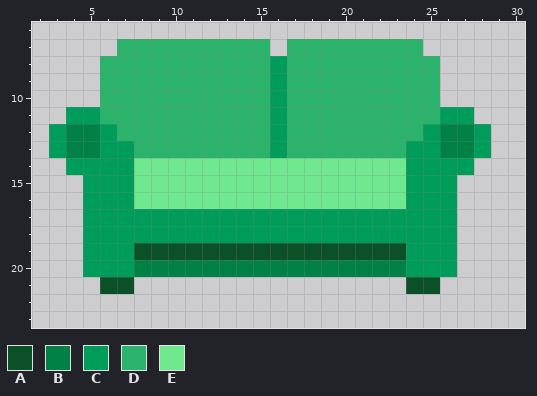
Two states of a pixel-art sprite, traits/heads/head-sofa.png. The picture above is the old version.
The file is 32x32 pixels. Shown: x 2..30, y 6..23.
Palette (. is transparent): A #0b5027  B #018146  C #009c59  D #2bb26b  E #70e890
Pixels before, first column x 3:
 7 ....DDDDDDDDD.DDDDDDDD....
 8 ...DDDDDDDDDDCDDDDDDDDD...
 9 ...DDDDDDDDDDCDDDDDDDDD...
10 ...DDDDDDDDDDCDDDDDDDDD...
11 .CCDDDDDDDDDDCDDDDDDDDDCC.
12 CBBCDDDDDDDDDCDDDDDDDDCBBC
13 CBBCCDDDDDDDDCDDDDDDDCCBBC
14 .CCCCEEEEEEEEEEEEEEEECCCC.
15 ..CCCEEEEEEEEEEEEEEEECCC..
16 ..CCCEEEEEEEEEEEEEEEECCC..
17 ..CCCCCCCCCCCCCCCCCCCCCC..
18 ..CCCCCCCCCCCCCCCCCCCCCC..
19 ..CCCAAAAAAAAAAAAAAAACCC..
20 ..CCCBBBBBBBBBBBBBBBBCCC..
21 ...AA................AA...
New version:
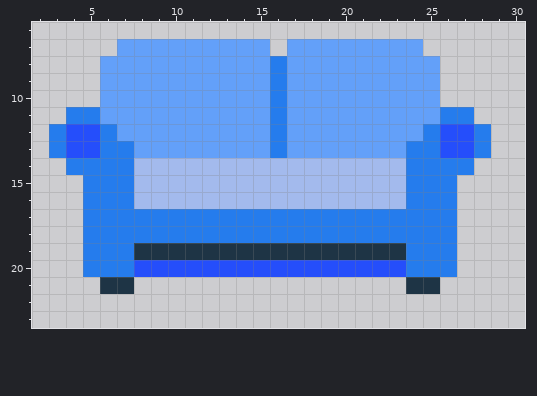
Commit message: couch back to blue
From old to new:
colour A: #0b5027 -> #1e3445
colour B: #018146 -> #254efb
colour C: #009c59 -> #257ced
colour D: #2bb26b -> #63a0f9
colour E: #70e890 -> #a3baed
